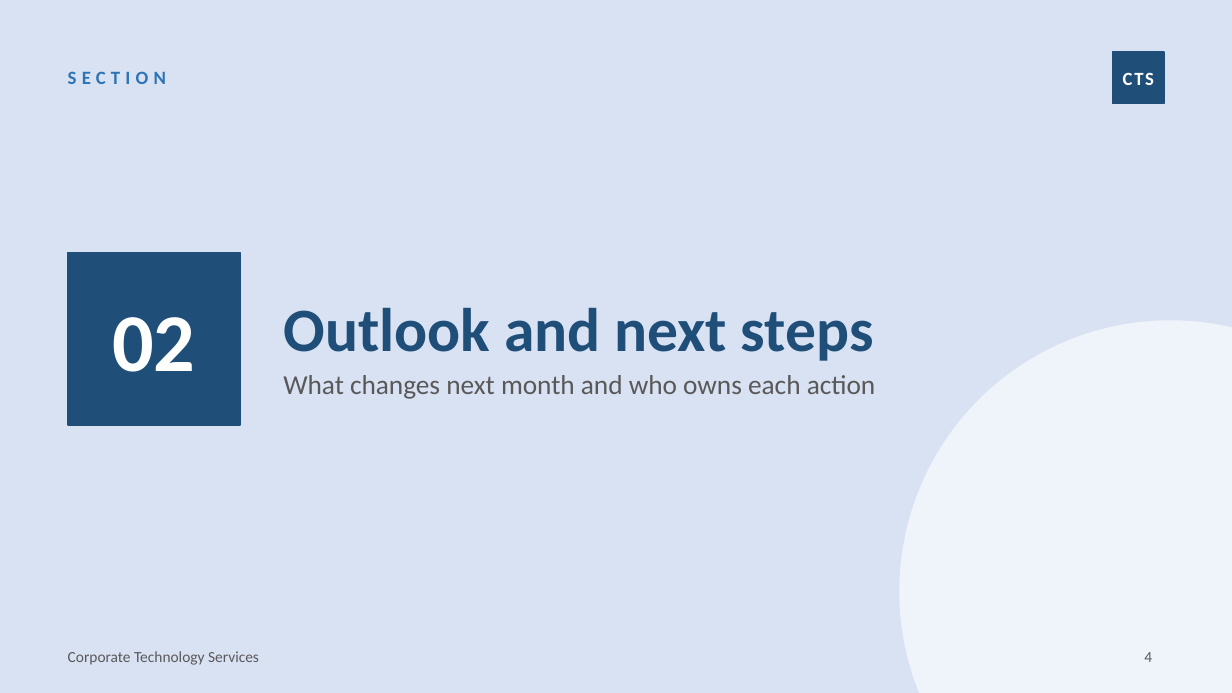
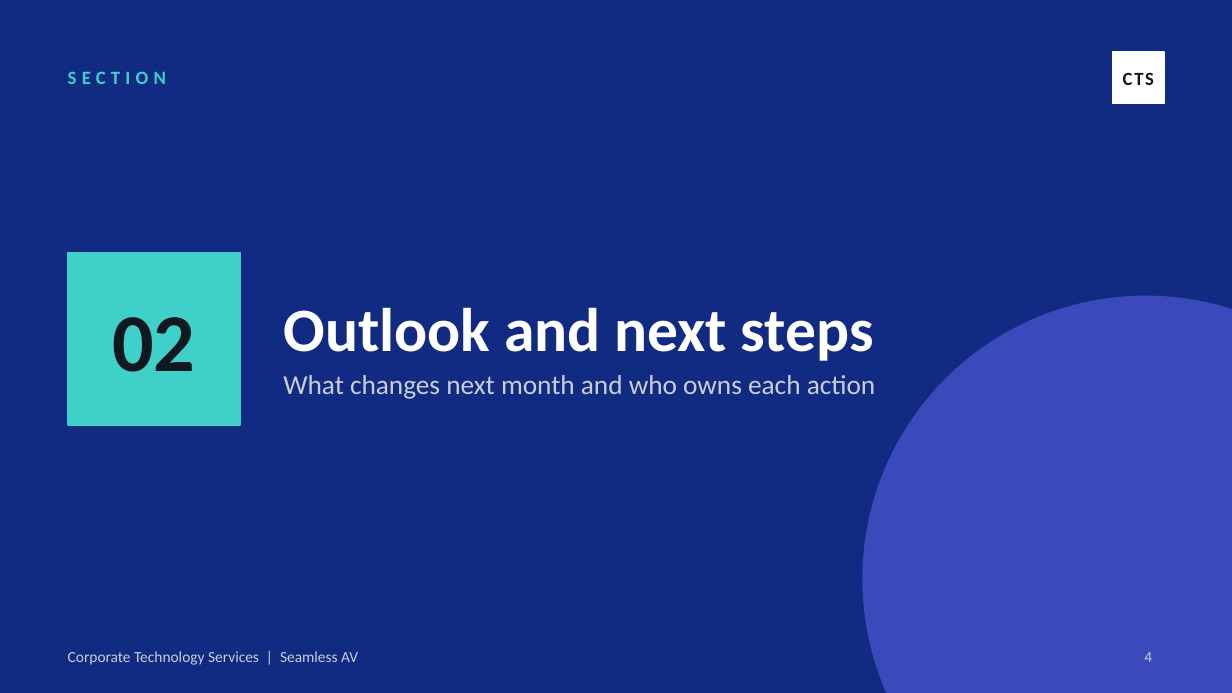
Before and after one commit to WesleyNelson-O33/Claude, a slide deck: slide 4 of presentation/CTS Presentation Template.pptx. Drawn at 1232x693 pixels with LibreOffice and Linux fonts; fonts in the diff are those of the drawing. Boxes give left, top, right and bottom in pixels: in the first picture for what was removed or moved away, otherwise in the second. Text is boxed around its words. In the diff, an @@ line names an element or a change of style, - is before the commit and + after.

```diff
--- a/presentation/CTS Presentation Template.pptx
+++ b/presentation/CTS Presentation Template.pptx
@@ background #D9E2F3 to #122B82 @@
@@ text "SECTION" at [68, 71, 166, 84]: text colour #2E74B5 to #3FD0C9 @@
@@ text "CTS" at [1123, 72, 1154, 85]: text colour #FFFFFF to #121820 @@
@@ rectangle at [1112, 52, 1164, 103]: fill #1F4E79 to #FFFFFF; outline #1F4E79 1 pt to #FFFFFF 1 pt; proportions changed @@
@@ text "02" at [112, 317, 195, 372]: text colour #FFFFFF to #121820 @@
@@ rectangle at [68, 253, 240, 425]: fill #1F4E79 to #3FD0C9; outline #1F4E79 1 pt to #3FD0C9 1 pt; proportions changed @@
@@ title "Outlook and next steps" at [283, 307, 874, 361]: text colour #1F4E79 to #FFFFFF @@
@@ ellipse: place and size @@
-ellipse at [899, 320, 1232, 693]
+ellipse at [862, 296, 1232, 693]
@@ ellipse at [862, 296, 1232, 693]: fill #FFFFFF at 60% opacity to #6D71FF at 45% opacity @@
@@ text "What changes next month and ..." at [283, 375, 876, 399]: text colour #595959 to #C9CED6 @@
@@ text at [68, 651, 358, 665]: text changed; text colour #595959 to #C9CED6 @@
-Corporate Technology Services
+Corporate Technology Services | Seamless AV
@@ page number at [1144, 652, 1152, 662]: text colour #595959 to #C9CED6 @@
```
Also in this commit, not shown: 7 other slides changed, 2 other files.
